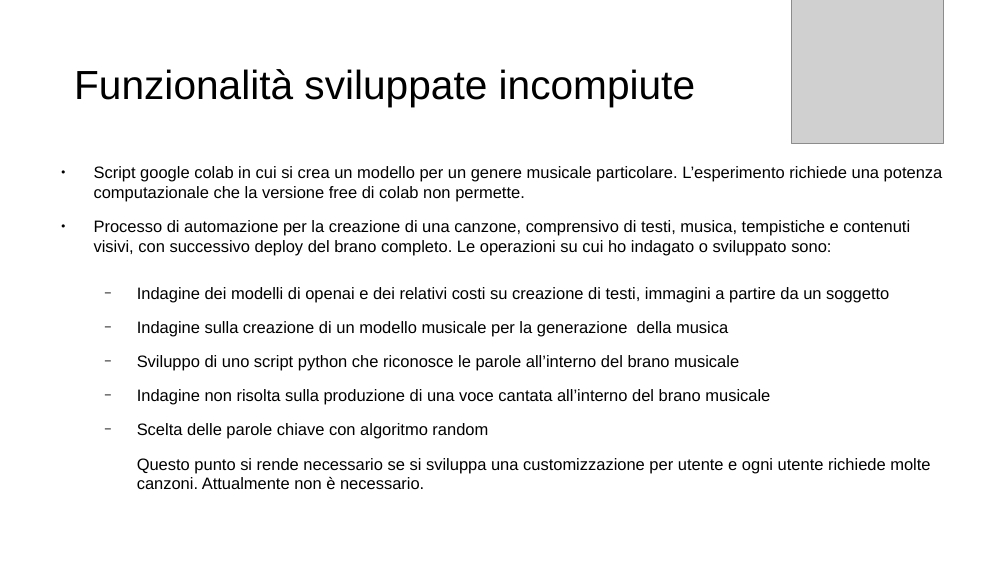
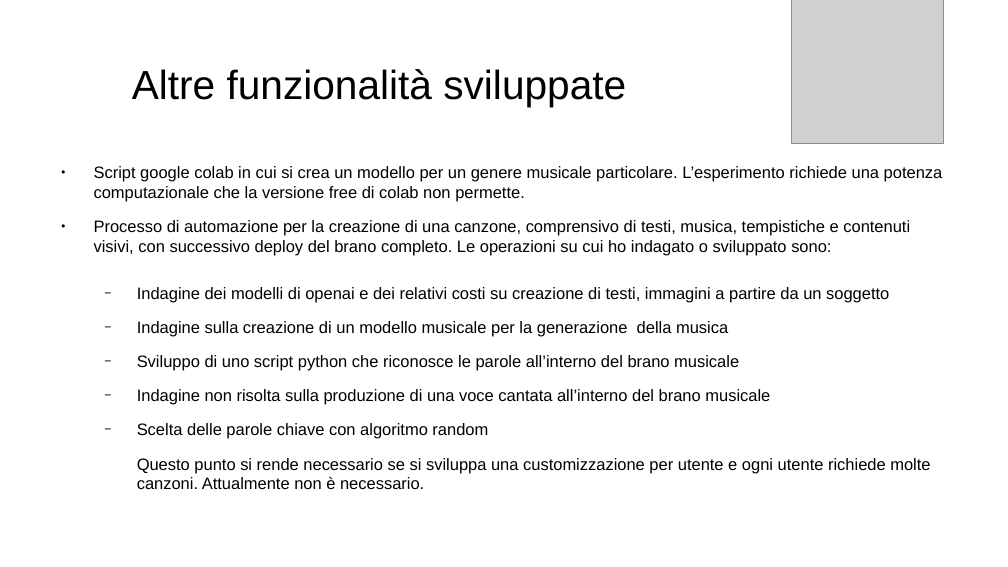
Before and after one commit to daloiso/tesi, a slide deck: slide 8 of presentazione_tesi.odp (slide 14 before the commit). Drawn at 1008x567 pixels with LibreOffice and Linux fonts; fonts in the diff are those of the drawing; grey boxes stand for pictures. Boxes give left, top, right and bottom in pixels: in the first picture for what was removed or moved away, otherwise in the second. Text is boxed around its words. In the diff, an @@ line names an element or a change of style, - is before the commit and + after.

```diff
--- a/presentazione_tesi.odp
+++ b/presentazione_tesi.odp
@@ title at box(132, 69, 626, 107): text changed @@
-Funzionalità sviluppate incompiute
+Altre funzionalità sviluppate
```
Also in this commit, not shown: 2 other slides changed, 1 slide added, 3 other files.
